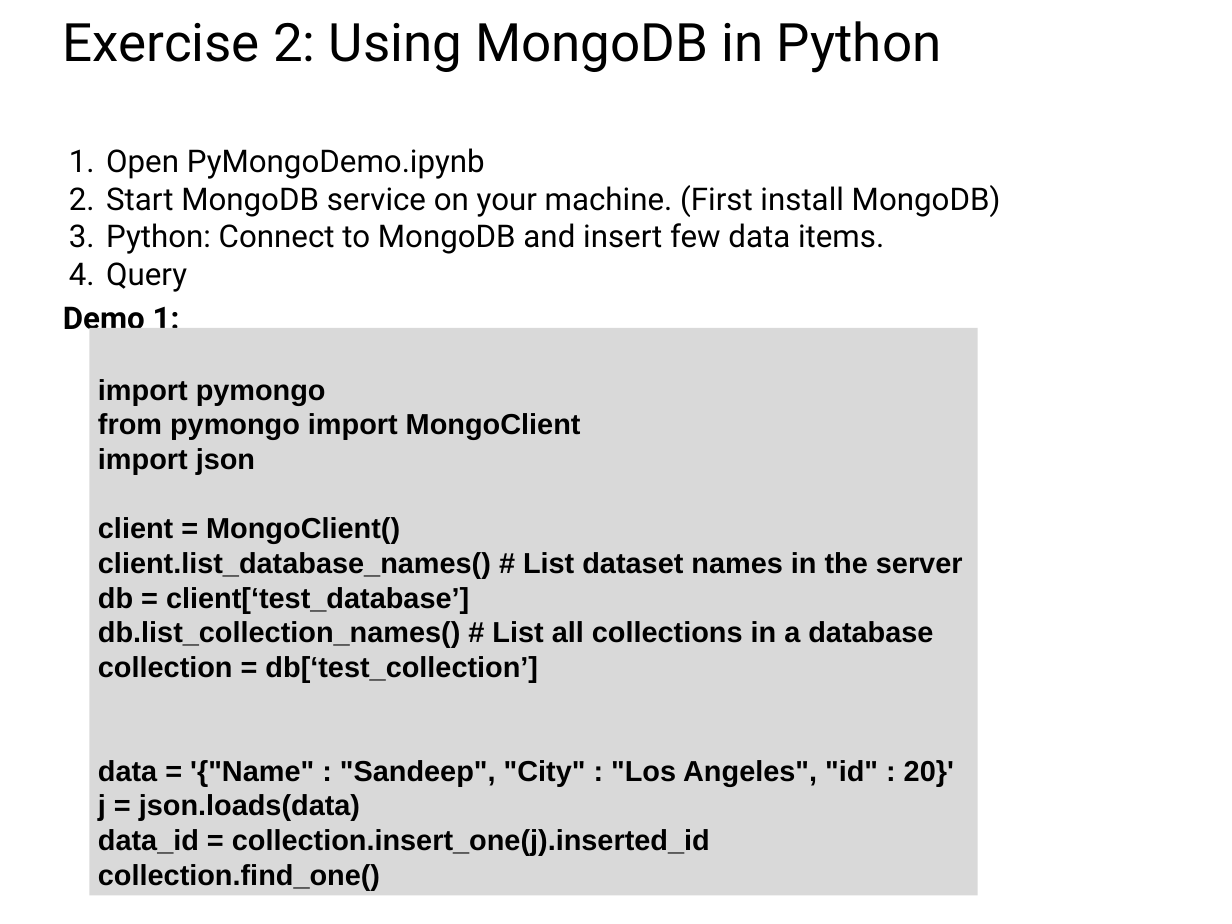
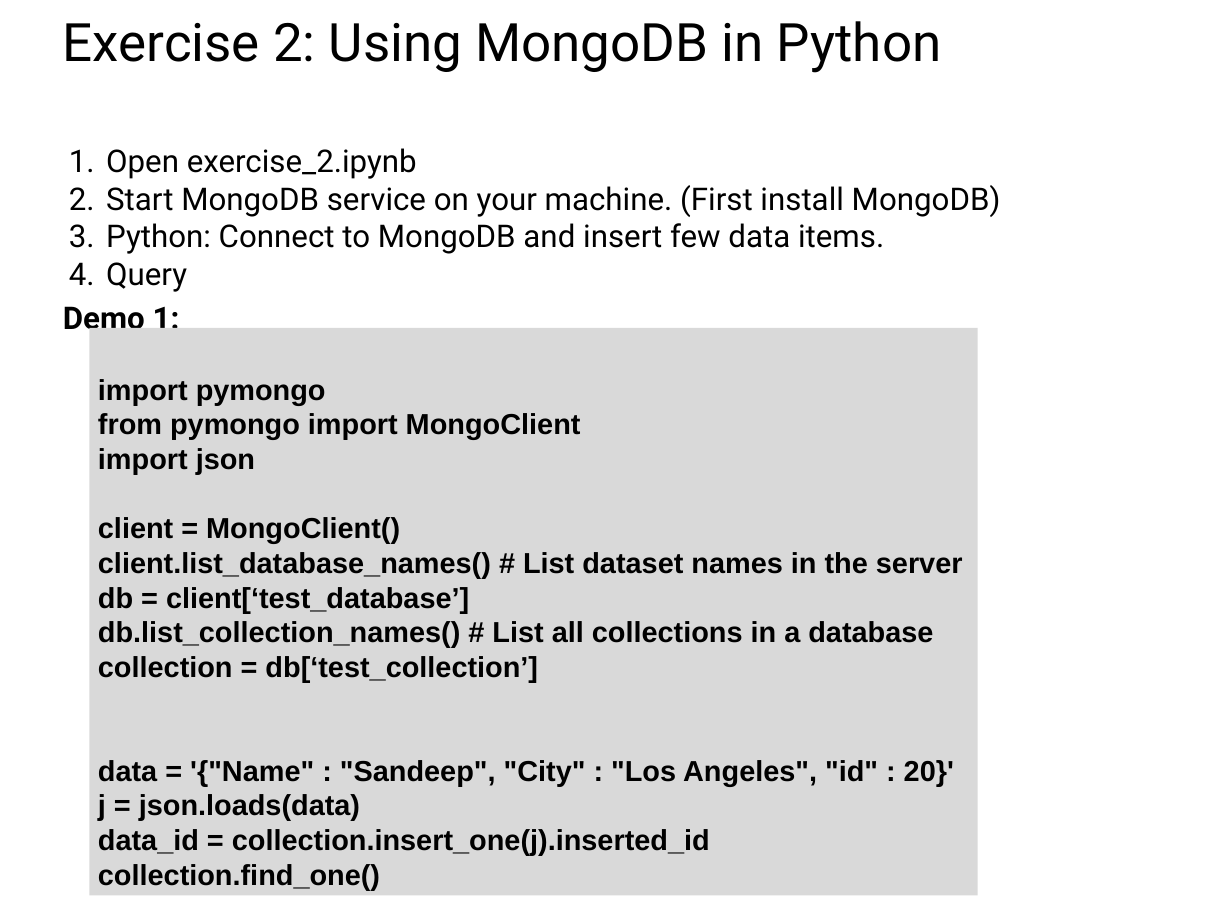
Before and after one commit to UCLA-LACC-2020/M4-Programming_Web_and_Databases, a slide deck: slide 24 of Web API_Databases_LACC2020.pptx. Drawn at 1232x924 pixels with LibreOffice and Linux fonts; fonts in the diff are those of the drawing. Boxes give left, top, right and bottom in pixels: in the first picture for what was removed or moved away, otherwise in the second. Text is boxed around its words. In the diff, an @@ line names an element or a change of style, - is before the commit and + after.

Commit message:
Fixed part 2 and exercise 2 notebook

```diff
--- a/Web API_Databases_LACC2020.pptx
+++ b/Web API_Databases_LACC2020.pptx
@@ text at <box>106,148,417,179</box>: text changed @@
-1. Open PyMongoDemo.ipynb
+1. Open exercise_2.ipynb
```
Also in this commit, not shown: 1 other slide changed, 1 slide added, 1 other file.
